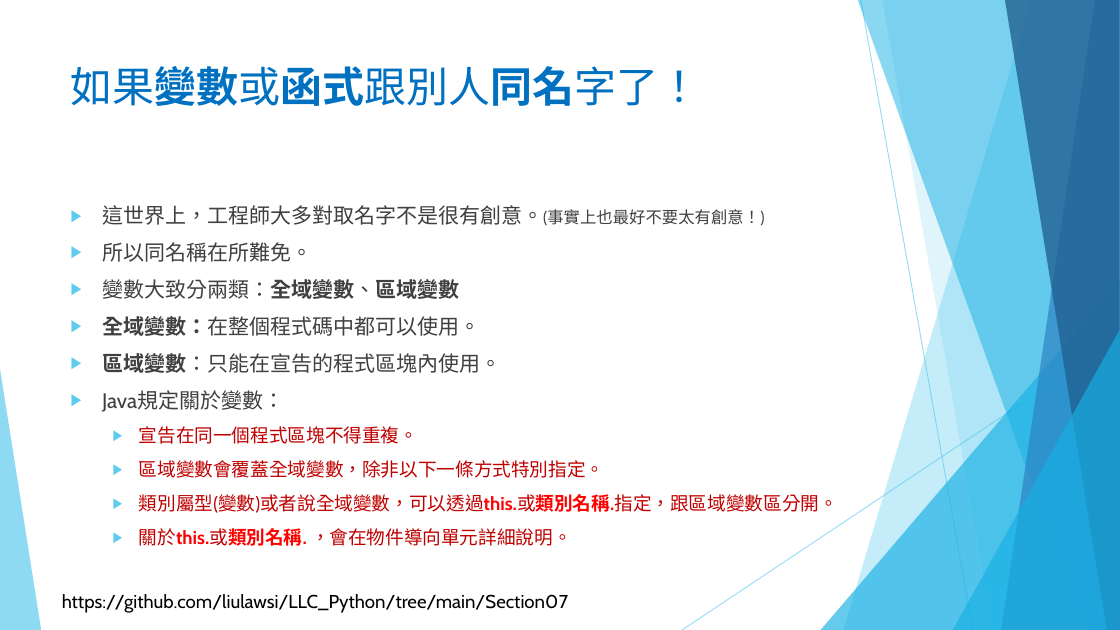
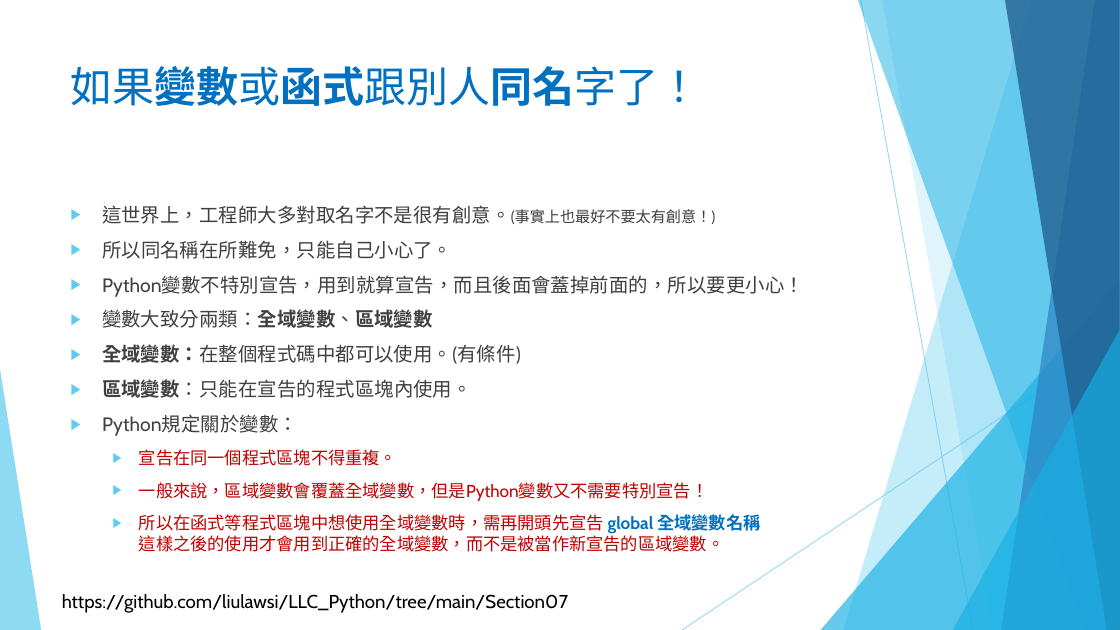
Before and after one commit to liulawsi/My_PPTs, a slide deck: slide 47 of LCC/Python/07_函式與方法.pptx (slide 44 before the commit). Drawn at 1120x630 pixels with LibreOffice and Linux fonts; fonts in the diff are those of the drawing; background and template pictures are left out. Boxes give left, top, right and bottom in pixels: in the first picture for what was removed or moved away, otherwise in the second. Text is boxed around its words. In the diff, an @@ line names an element or a change of style, - is before the commit and + after.

```diff
--- a/LCC/Python/07_函式與方法.pptx
+++ b/LCC/Python/07_函式與方法.pptx
@@ text at box(102, 205, 715, 466): size 18 to 16.6 pt in "這世界上，工程師大多對取名字不是很有創意。(事實上也最好不要太有創意！)", "變數大致分兩類：全域變數、區域變數", "區域變數：只能在宣告的程式區塊內使用。"; size 14 to 12.9 pt in "這世界上，工程師大多對取名字不是很有創意。(事實上也最好不要太有創意！)"; size 16 to 14.8 pt in "宣告在同一個程式區塊不得重複。" @@
@@ text at box(102, 240, 804, 297): text changed; size 18 to 16.6 pt @@
-▶ 所以同名稱在所難免。
+▶ 所以同名稱在所難免，只能自己小心了。
+▶ Python變數不特別宣告，用到就算宣告，而且後面會蓋掉前面的，所以要更小心！
@@ text at box(102, 344, 521, 364): text changed; size 18 to 16.6 pt @@
-▶ 全域變數：在整個程式碼中都可以使用。
+▶ 全域變數：在整個程式碼中都可以使用。(有條件)
@@ text at box(102, 415, 298, 436): text changed; size 18 to 16.6 pt @@
-▶ Java規定關於變數：
+▶ Python規定關於變數：
@@ text at box(139, 482, 760, 552): text changed; size 16 to 14.8 pt @@
-  ▶ 區域變數會覆蓋全域變數，除非以下一條方式特別指定。
-  ▶ 類別屬型(變數)或者說全域變數，可以透過this.或類別名稱.指定，跟區域變數區分開。
-  ▶ 關於this.或類別名稱. ，會在物件導向單元詳細說明。
+  ▶ 一般來說，區域變數會覆蓋全域變數，但是Python變數又不需要特別宣告！
+  ▶ 所以在函式等程式區塊中想使用全域變數時，需再開頭先宣告 global 全域變數名稱
+    這樣之後的使用才會用到正確的全域變數，而不是被當作新宣告的區域變數。
```
Also in this commit, not shown: 22 other slides changed, 10 slides added, 12 slides removed, 1 other file.
